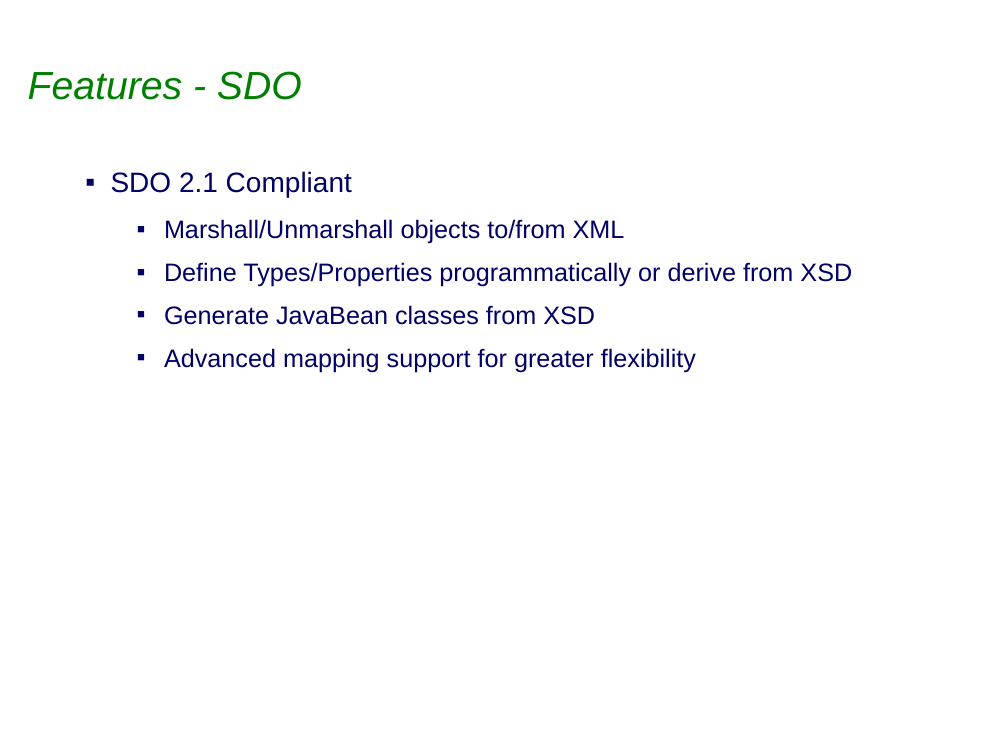
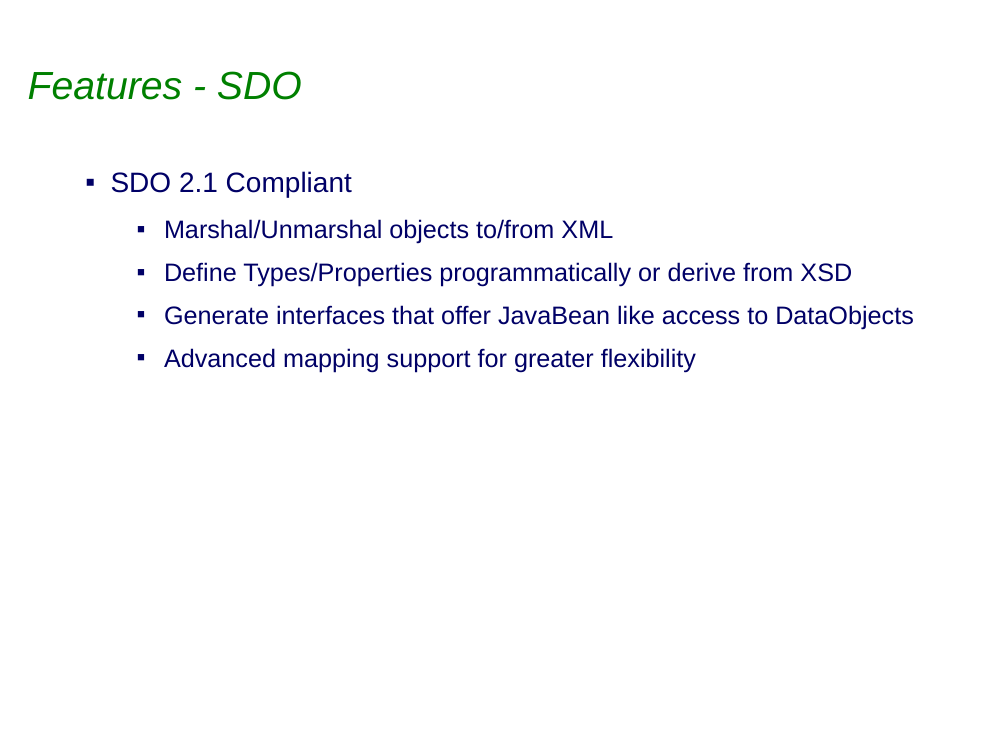
Before and after one commit to eclipse-ee4j/eclipselink, a slide deck: slide 13 of project-admin/Graduation_Release_Review.ppt. Drawn at 1008x756 pixels with LibreOffice and Linux fonts; fonts in the diff are those of the drawing; background and template pictures are left out. Boxes give left, top, right and bottom in pixels: in the first picture for what was removed or moved away, otherwise in the second. Text is boxed around its words. In the diff, an @@ line names an element or a change of style, - is before the commit and + after.

```diff
--- a/project-admin/Graduation_Release_Review.ppt
+++ b/project-admin/Graduation_Release_Review.ppt
@@ text at [164, 219, 613, 244]: text changed @@
-  ▪ Marshall/Unmarshall objects to/from XML
+  ▪ Marshal/Unmarshal objects to/from XML
@@ text at [164, 305, 914, 329]: text changed @@
-  ▪ Generate JavaBean classes from XSD
+  ▪ Generate interfaces that offer JavaBean like access to DataObjects
```
Also in this commit, not shown: 4 other slides changed.
